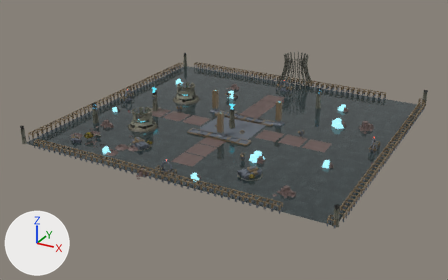
The glTF model game/assets/forge/worlds/frostline.glb: old version first, new version second.
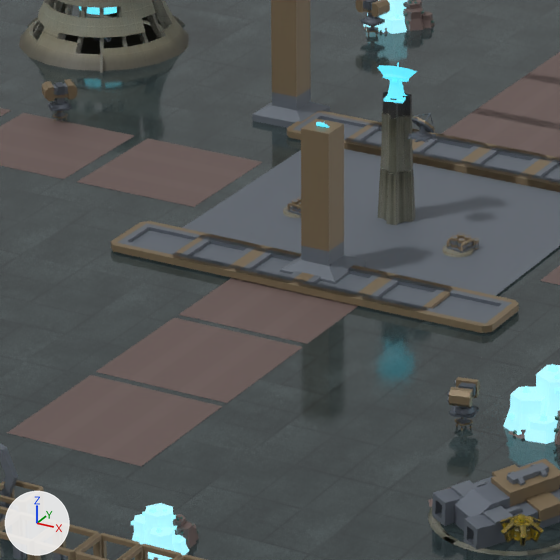
There are two pictures of each version: one whole from a 50 mm lens placed at (147.5, -277.4, 130.4), pointed at (-5.3, 0.5, -8.6), one close up on the part from 38% to 58% of the width and 33% to 65% of the height. Every picture has the same lights, and +X, +Y and +Z are marked at lower left. The last two pictures show the newer version. Where no turn or scale is listed for an object, it has been applied to the vertices.

Objects in the first close-up: 'Ceiling.120', 'Ceiling.131', 'Ceiling.134', 'Ceiling.147', 'Ceiling.148', 'Ceiling.149', 'Ceiling.161', 'Ceiling.162', 'Ceiling.163', 'CryoCondenser_A__mesh_155_Mesh_cool_tower_fins_subset_0', 'Mesh_terrain_roadStraight.005', 'Mesh_terrain_roadStraight.006', 'RelayMast_SouthFront__Mesh_satelliteDish', 'RelayMast_SouthFront__Mesh_satelliteDish_3' and 187 more.
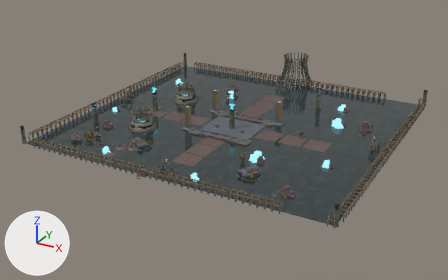
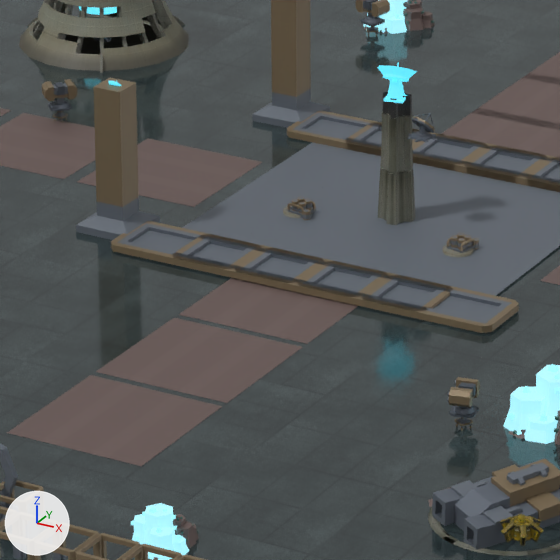
ob_relaymast_southfront__relaymast_southfront is not drawn itself; it is the parent of ob_relaymast_southfront__foot, ob_relaymast_southfront__mast, ob_relaymast_southfront__bandlow, ob_relaymast_southfront__bandhigh, ob_relaymast_southfront__whip.

Location of each change, [x1, y1, x2, y2] in pixels of the close-ups (560 x 560 px):
'RelayMast_SouthFront__Mesh_pipe_supportHigh_2', moved: before [301, 118, 344, 251]; after [93, 78, 139, 207]
'RelayMast_SouthFront__Mesh_pipe_supportHigh', moved: before [280, 241, 365, 284]; after [76, 197, 160, 240]
'RelayMast_SouthFront__Mesh_satelliteDish_3', moved: before [316, 122, 329, 128]; after [108, 81, 121, 86]
'RelayMast_SouthFront__Mesh_satelliteDish', moved (mostly hidden): before [316, 123, 329, 128]; after [109, 81, 120, 86]

What changed in the scene script:
```text
Change ob_relaymast_southfront__relaymast_southfront:
    ob_relaymast_southfront__relaymast_southfront.location: (0.0, -13.0, 0.0) -> (-20.0, -13.0, 0.0)
Change ob_relaymast_southfront__mesh_satellitedish:
    ob_relaymast_southfront__mesh_satellitedish.location: (0.0, -13.06, 12.4) -> (-20.0, -13.06, 12.4)
Change ob_relaymast_southfront__mesh_satellitedish_3:
    ob_relaymast_southfront__mesh_satellitedish_3.location: (0.0, -13.06, 12.4) -> (-20.0, -13.06, 12.4)
```
